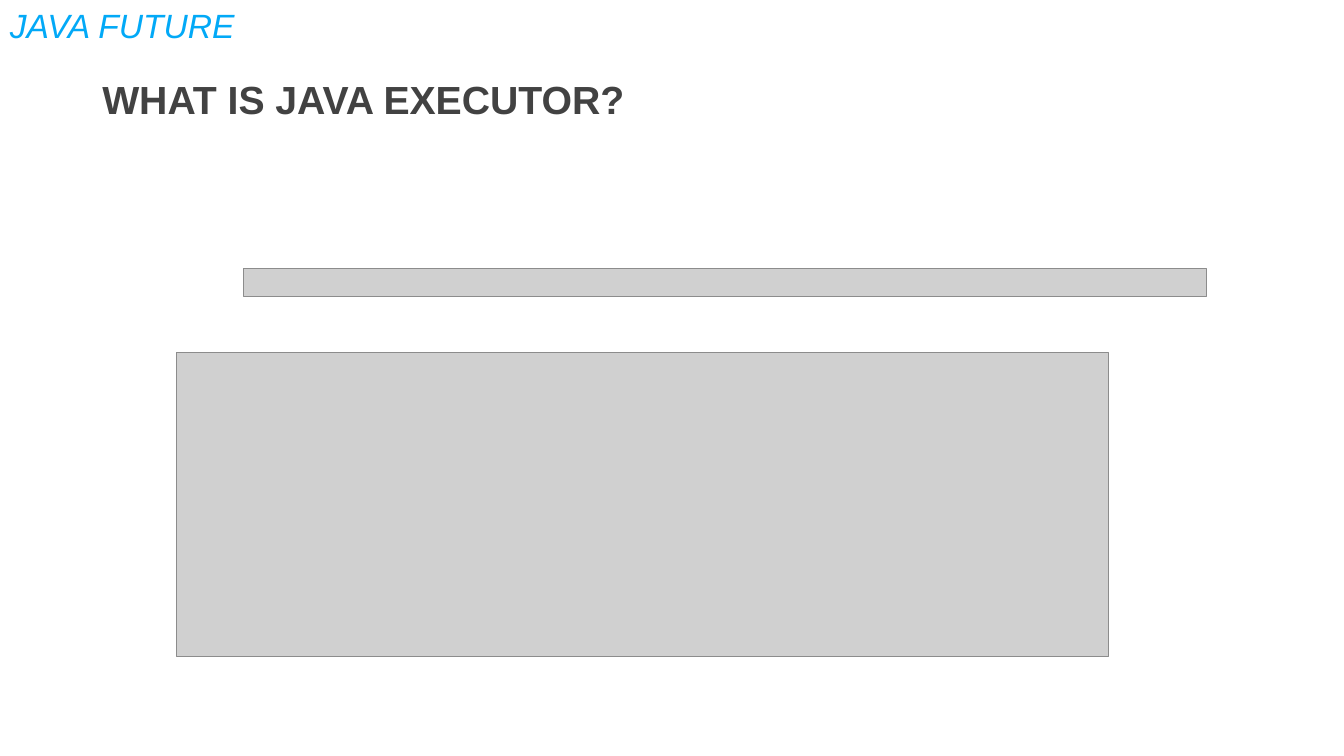
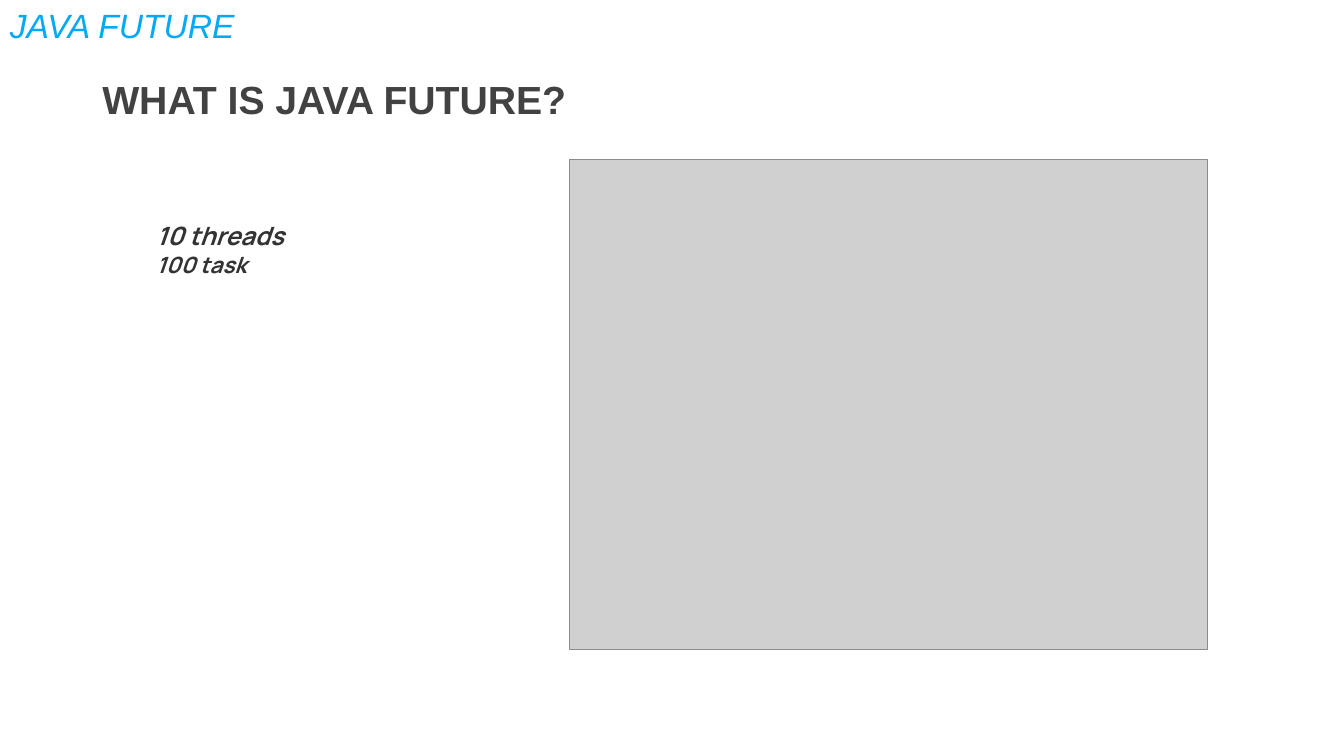
Before and after one commit to DevDay2019-AxonActive/DevDay2019---Advanced-Java, a slide deck: slide 2 of presentations/java_future.pptx. Drawn at 1344x756 pixels with LibreOffice and Linux fonts; fonts in the diff are those of the drawing; grey boxes stand for pictures; background and template pictures are left out. Boxes give left, top, right and bottom in pixels: in the first picture for what was removed or moved away, otherwise in the second. Text is boxed around its words. In the diff, an @@ line names an element or a change of style, - is before the commit and + after.

```diff
--- a/presentations/java_future.pptx
+++ b/presentations/java_future.pptx
@@ text at <box>102,86,567,115</box>: text changed @@
-WHAT IS JAVA EXECUTOR?
+WHAT IS JAVA FUTURE?
@@ picture added at <box>570,159,1208,649</box> @@
@@ text added at <box>156,226,284,274</box>, 18 pt, text #333333, bold, italic @@
+10 threads
+100 task
@@ picture removed at <box>244,269,1207,296</box> @@
@@ picture removed at <box>176,353,1109,656</box> @@
```
Also in this commit, not shown: 1 other slide changed, 1 other file.
